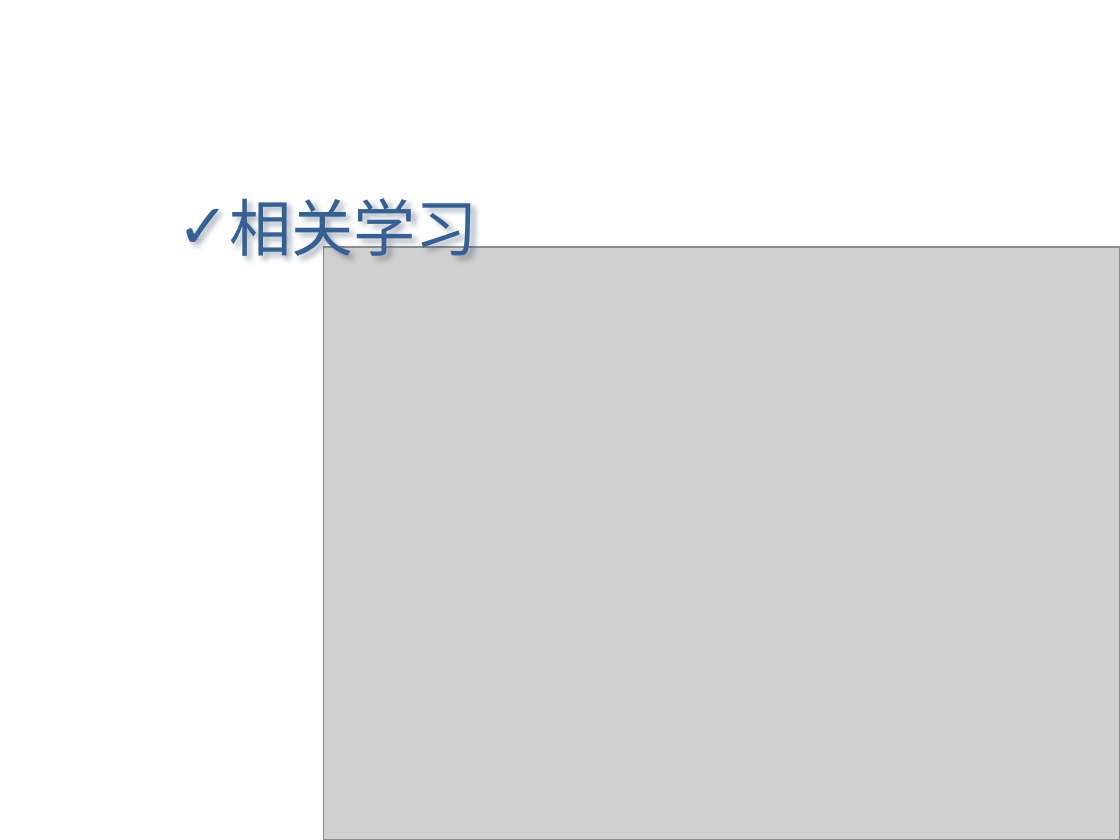
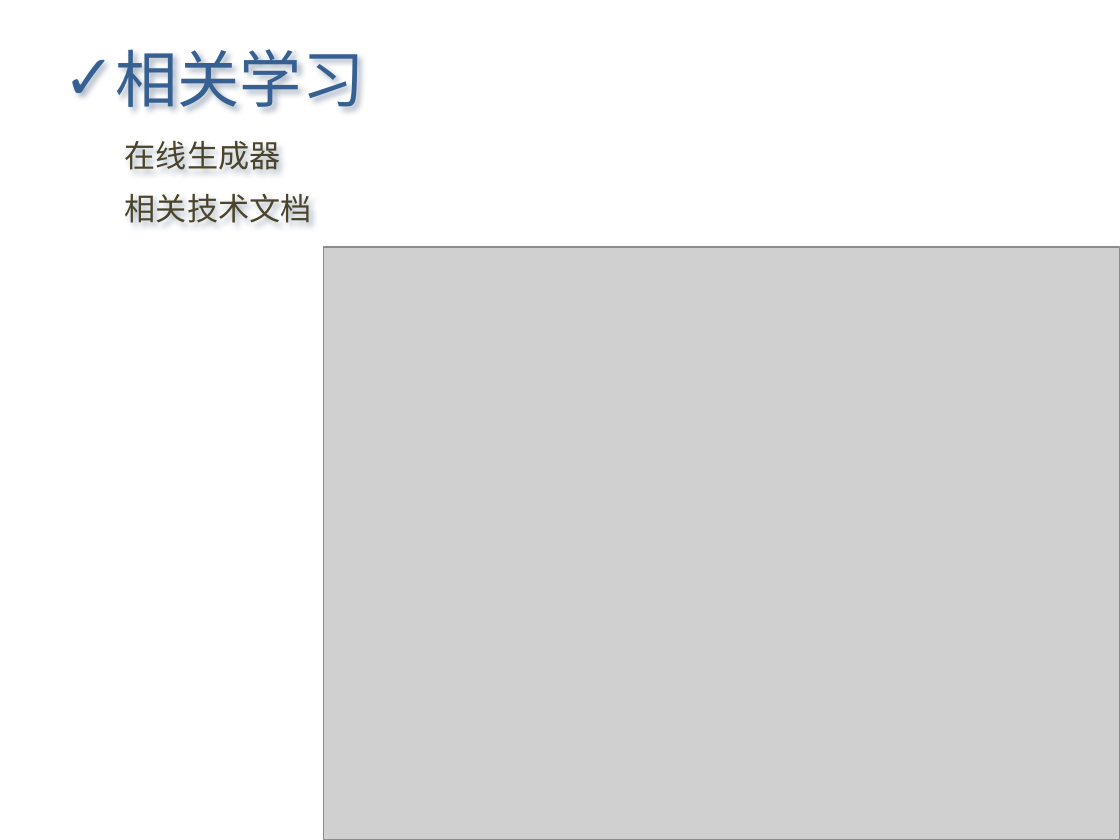
Before and after one commit to Letractively/feng33, a slide deck: slide 17 of ppt/css3知多少2011-06-23.pptx (slide 16 before the commit). Drawn at 1120x840 pixels with LibreOffice and Linux fonts; fonts in the diff are those of the drawing; grey boxes stand for pictures. Boxes give left, top, right and bottom in pixels: in the first picture for what was removed or moved away, otherwise in the second. Text is boxed around its words. In the diff, an @@ line names an element or a change of style, - is before the commit and + after.

```diff
--- a/ppt/css3知多少2011-06-23.pptx
+++ b/ppt/css3知多少2011-06-23.pptx
@@ text "相关学习" rewrapped from <box>229,188,478,266</box> to <box>116,49,365,108</box> @@
@@ text added at <box>125,141,281,170</box>, 20 pt, text #4A452A @@
+在线生成器
@@ text added at <box>125,194,312,223</box>, 20 pt, text #4A452A @@
+相关技术文档
```
Also in this commit, not shown: 8 other slides changed, 1 slide added.
